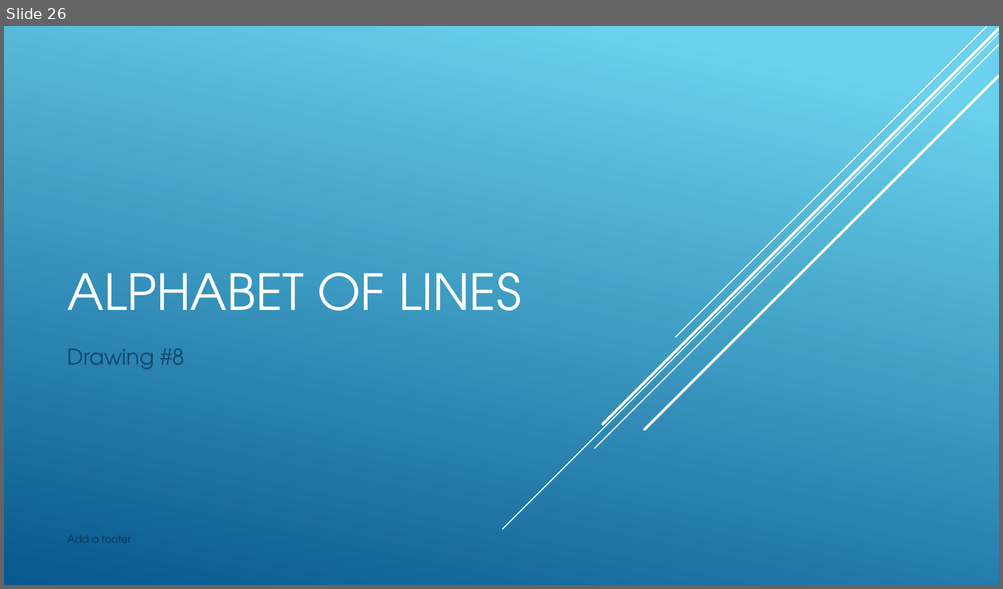
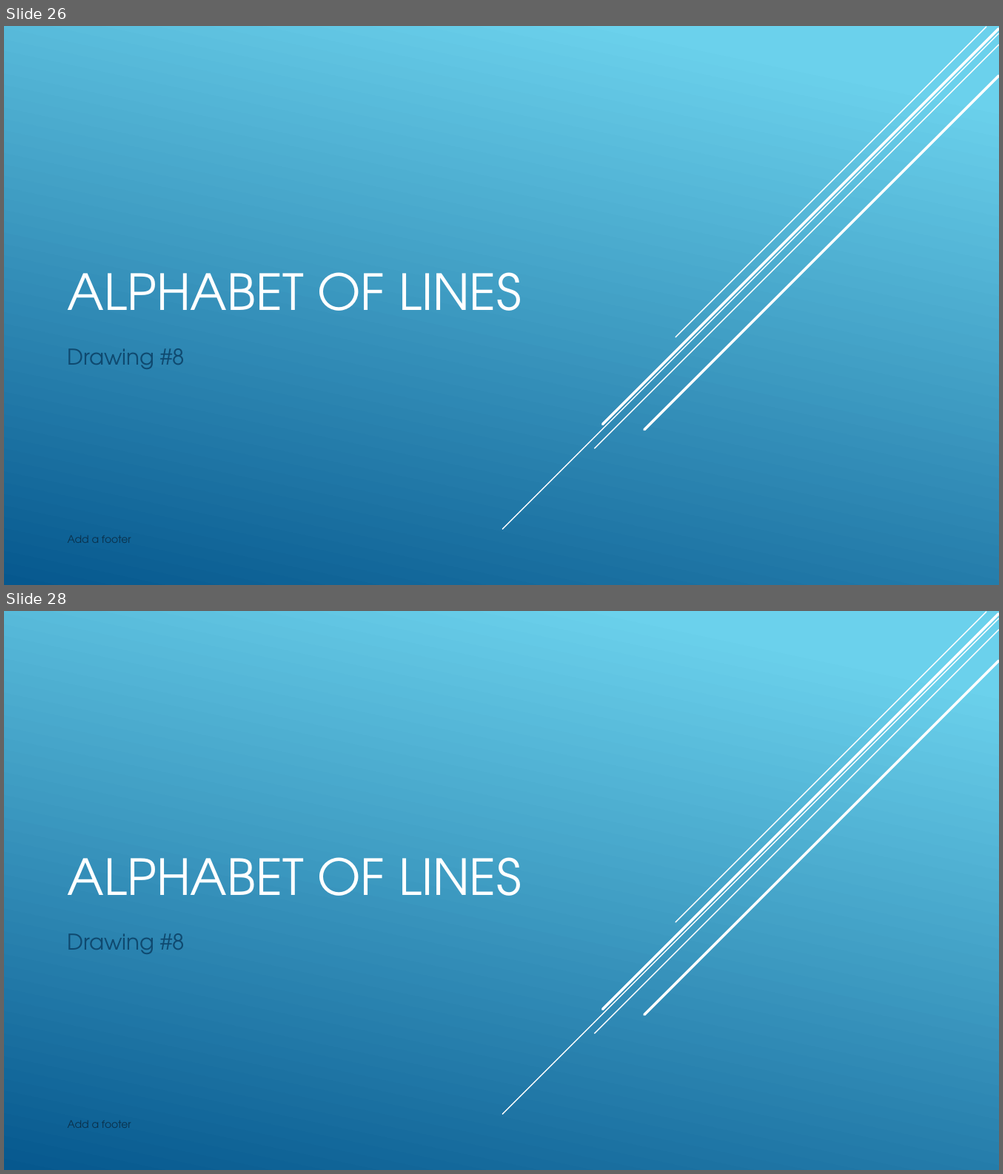
Before and after one commit to nickvertucci/Technology-Education-Curriculum, a slide deck: High School/Design and Drawing for Production/Unit 4 - The Alphabet of Lines/Section 1 - Introduction to Alphabet of Lines/Assets/Unit 4 - Section 1 - Introduction to Alphabet of Line.pptx. Shown one above the other, each under a label of ours: slide 26 before the commit, slides 26 and 28 after it; the slides between them are not shown. The pictures are 1003x589 and 1003x1174 pixels, drawn with LibreOffice and Linux fonts; fonts in the diff are those of the drawing. Boxes give left, top, right and bottom in pixels: in the first picture for what was removed or moved away, otherwise in the second. Text is boxed around its words. In the diff, an @@ line names an element or a change of style, - is before the commit and + after.

Commit message:
Update Drawing #8 asset

```diff
--- a/High School/Design and Drawing for Production/Unit 4 - The Alphabet of Lines/Section 1 - Introduction to Alphabet of Lines/Assets/Unit 4 - Section 1 - Introduction to Alphabet of Line.pptx
+++ b/High School/Design and Drawing for Production/Unit 4 - The Alphabet of Lines/Section 1 - Introduction to Alphabet of Lines/Assets/Unit 4 - Section 1 - Introduction to Alphabet of Line.pptx
@@ slide 28 added at (4, 611, 999, 1170), background gradient #6ED2EB to #06588E; not listed: 5 template elements that a slide beside it also shows @@
@@ title added at (68, 857, 521, 896), 48 pt, text #FFFFFF @@
+ALPHABET OF LINES
@@ subtitle added at (68, 934, 185, 954), 21 pt, text #0F496F @@
+Drawing #8
@@ text added at (68, 1121, 131, 1128), 10 pt, text #0A304A @@
+Add a footer
```
Also in this commit, not shown: 1 other slide added, 2 other files.
